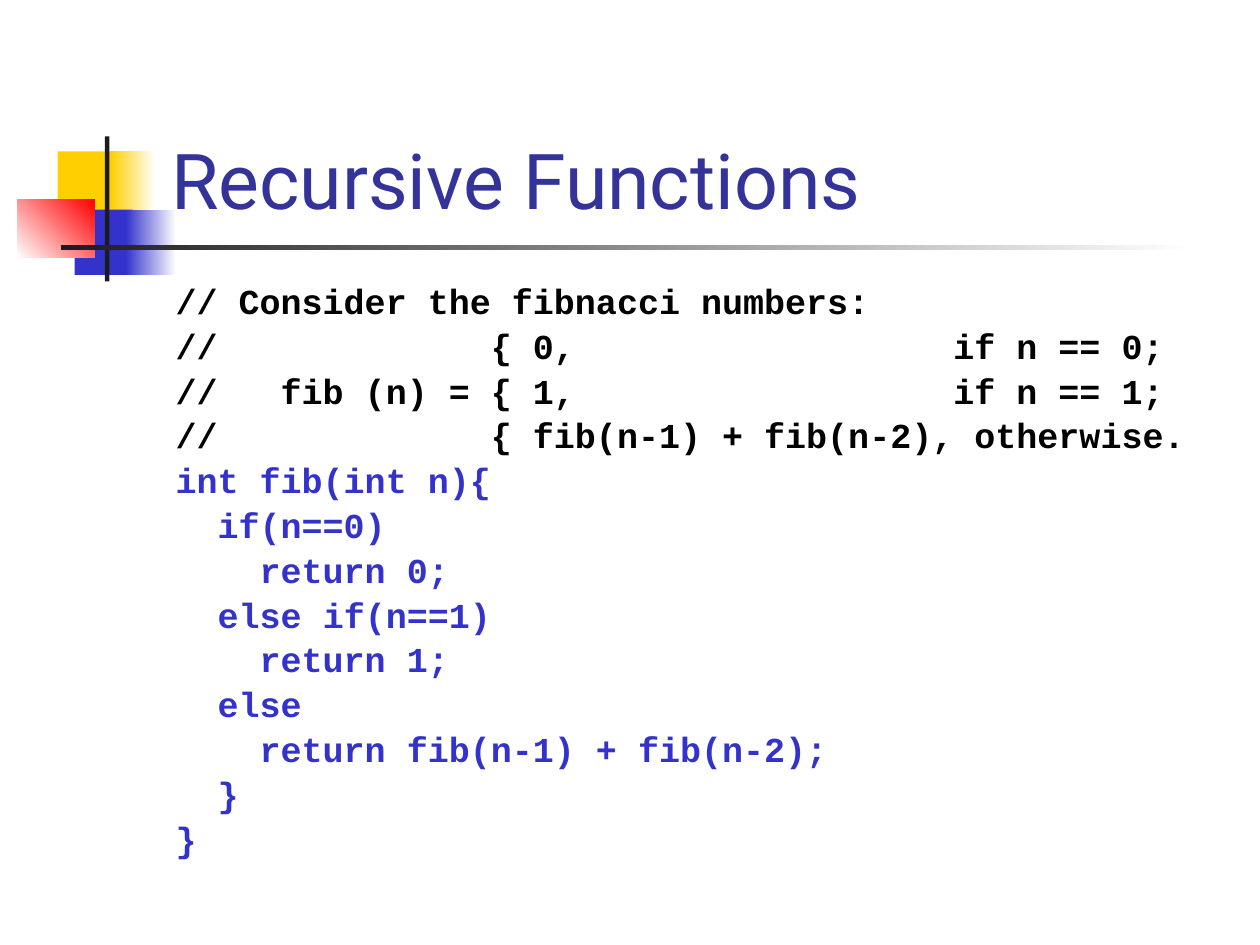
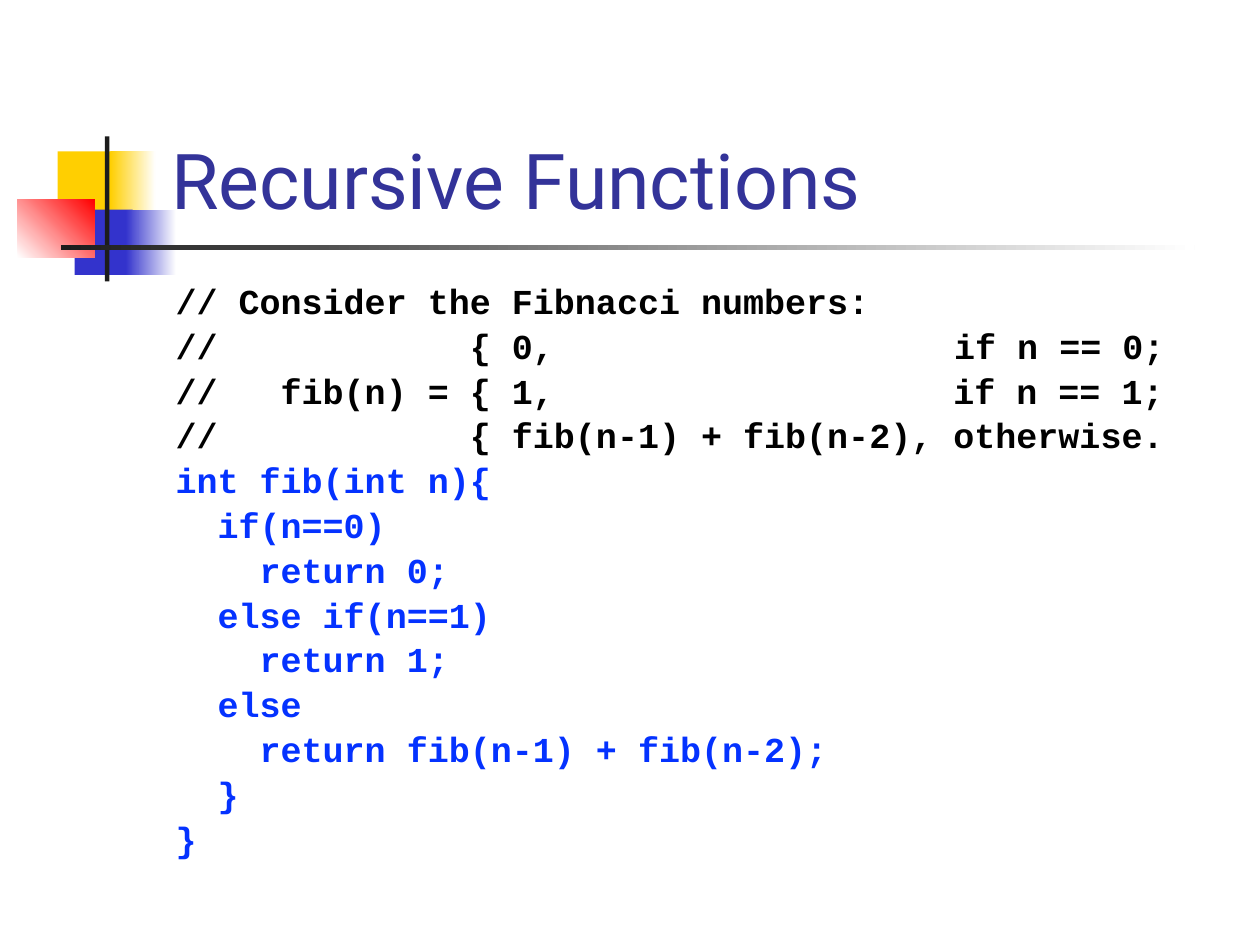
Before and after one commit to csslab-ustc/csslab-ustc.github.io, a slide deck: slide 19 of courses/sysprog/slides/lec05-fun.pptx. Drawn at 1260x945 pixels with LibreOffice and Linux fonts; fonts in the diff are those of the drawing. Boxes give left, top, right and bottom in pixels: in the first picture for what was removed or moved away, otherwise in the second. Text is boxed around its words. In the diff, an @@ line names an element or a change of style, - is before the commit and + after.

```diff
--- a/courses/sysprog/slides/lec05-fun.pptx
+++ b/courses/sysprog/slides/lec05-fun.pptx
@@ text at [239,289,869,315]: text changed @@
-// Consider the fibnacci numbers:
+// Consider the Fibnacci numbers:
@@ text at [281,379,1164,412]: spaces changed @@
-// fib (n) = { 1, if n == 1;
+// fib(n) = { 1, if n == 1;
@@ text at [176,469,827,770]: text colour #3333CC to #0432FF in "int fib(int n){", "if(n==0)", "return 0;", "else if(n==1)" and 5 more places @@
```
Also in this commit, not shown: 6 other slides changed, 8 other files.
